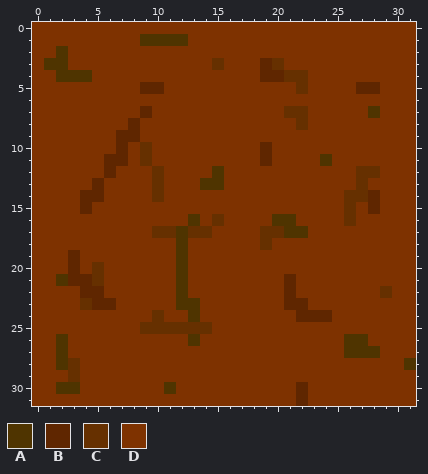
File history of a pixel-art sprite, Zombie Survival Game.gmx/sprites/images/Spr_dirt1_0.png. Above is the file before it was changed.
The file is 32x32 pixels.
Palette (. is transparent): A #4f3400  B #5f2600  C #663000  D #7e3200
Pixels before, first column x 0:
 0 DDDDDDDDDDDDDDDDDDDDDDDDDDDDDDDD
 1 DDDDDDDDDAAAADDDDDDDDDDDDDDDDDDD
 2 DDADDDDDDDDDDDDDDDDDDDDDDDDDDDDD
 3 DAADDDDDDDDDDDDCDDDBCDDDDDDDDDDD
 4 DDAAADDDDDDDDDDDDDDBBCCDDDDDDDDD
 5 DDDDDDDDDBBDDDDDDDDDDDCDDDDBBDDD
 6 DDDDDDDDDDDDDDDDDDDDDDDDDDDDDDDD
 7 DDDDDDDDDBDDDDDDDDDDDCCDDDDDADDD
 8 DDDDDDDDBDDDDDDDDDDDDDCDDDDDDDDD
 9 DDDDDDDBBDDDDDDDDDDDDDDDDDDDDDDD
10 DDDDDDDBDCDDDDDDDDDBDDDDDDDDDDDD
11 DDDDDDBBDCDDDDDDDDDBDDDDADDDDDDD
12 DDDDDDBDDDCDDDDADDDDDDDDDDDCCDDD
13 DDDDDBDDDDCDDDAADDDDDDDDDDDCDDDD
14 DDDDBBDDDDCDDDDDDDDDDDDDDDCCBDDD
15 DDDDBDDDDDDDDDDDDDDDDDDDDDCDBDDD
16 DDDDDDDDDDDDDADCDDDDAADDDDCDDDDD
17 DDDDDDDDDDCCACCDDDDCCAADDDDDDDDD
18 DDDDDDDDDDDDADDDDDDCDDDDDDDDDDDD
19 DDDBDDDDDDDDADDDDDDDDDDDDDDDDDDD
20 DDDBDCDDDDDDADDDDDDDDDDDDDDDDDDD
21 DDABBCDDDDDDADDDDDDDDBDDDDDDDDDD
22 DDDDBBDDDDDDADDDDDDDDBDDDDDDDCDD
23 DDDDCBBDDDDDAADDDDDDDBBDDDDDDDDD
24 DDDDDDDDDDCDDADDDDDDDDBBBDDDDDDD
25 DDDDDDDDDCCCCCCDDDDDDDDDDDDDDDDD
26 DDADDDDDDDDDDADDDDDDDDDDDDAADDDD
27 DDADDDDDDDDDDDDDDDDDDDDDDDAAADDD
28 DDACDDDDDDDDDDDDDDDDDDDDDDDDDDDA
29 DDDCDDDDDDDDDDDDDDDDDDDDDDDDDDDD
30 DDAADDDDDDDADDDDDDDDDDBDDDDDDDDD
31 DDDDDDDDDDDDDDDDDDDDDDBDDDDDDDDD
After:
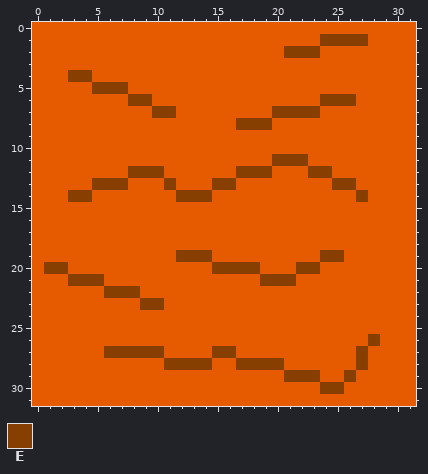
Colours new in this view: E #863f00
What changed:
colour D: #7e3200 -> #e65b00
Changed rows in their new state; - is a pixel that keeps its letter.
first column x 1:
 1 --------DDDD-----------EEEE----
 2 -D------------------EEE--------
 3 DD------------D---DD-----------
 4 -DEE--------------DDDD---------
 5 ----EEE-DD-----------D----DD---
 6 -------EE--------------EEE-----
 7 --------DEE--------EEEE----D---
 8 -------D--------EEE--D---------
 9 ------DD-----------------------
10 ------D-D---------D------------
11 -----DD-D---------DEEE-D-------
12 -----D-EEE----D-EEE---EE--DD---
13 ----EEE--DE--DEE--------EED----
14 --EED----D-EEE-----------DED---
15 ---D---------------------D-D---
16 ------------D-D----DD----D-----
17 ---------DDDDD----DDDD---------
18 -----------D------D------------
19 --D--------EEE---------EE------
20 EED-D------D--EEEE---EE--------
21 -DEEE------D------EEE----------
22 ---DDEEE---D--------D-------D--
23 ---DDD--EE-DD-------DD---------
24 ---------D--D--------DDD-------
25 --------DDDDDD-----------------
26 -D----------D------------DDE---
27 -D---EEEEE----EE---------DED---
28 -DD-------EEEE--EEEE------E---D
29 --D-----------------EEE--E-----
30 -DD-------D----------D-EE------
31 ---------------------D---------
